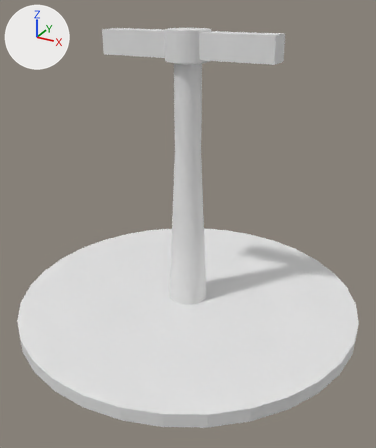
Two versions of the glTF model assets/components/laser_pointer.glb, one commit apart.
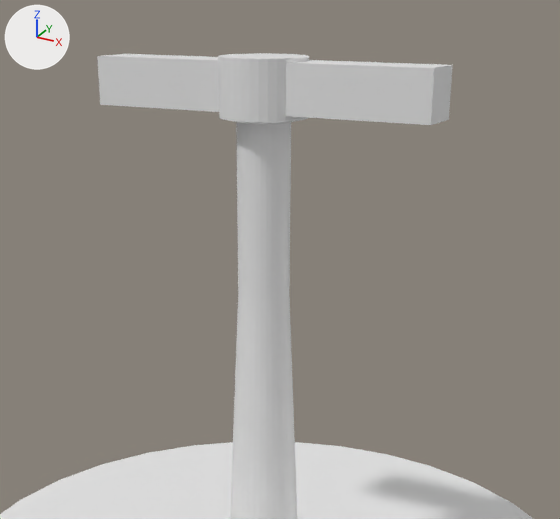
The first picture shows the older version from a camera (50 mm lens) standing at (1.325, -2.41, 1.751) and looking at (0.048, -0.087, 0.59). The close-ups show both versions on the part from 14% to 91% of the width and 0% to 60% of the height of that picture. The lights are fixed; the arrows at upper left show +X, +Y and +Z. Where no turn or scale is listed for an object, it has been applied to the vertices.
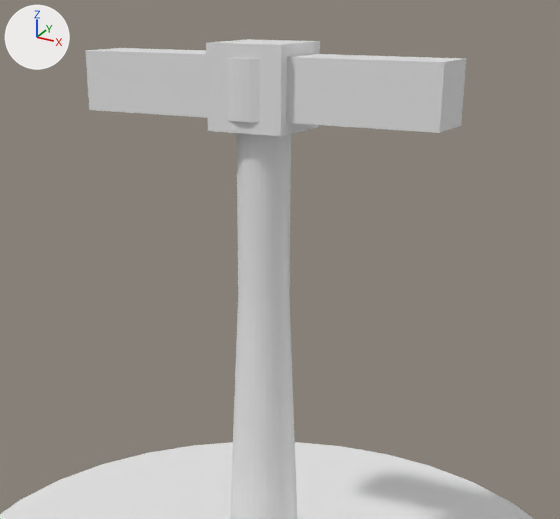
Where the newer file only moved an object's origin or applied its transform, the numbers keep the older frame.

What differs and where, as boxes (x1, y1, x2, y2) in the close-ups (560 x 519 px):
'TRI_C_INV.001', added
    after: (85, 48, 466, 133)
'TRI_C_INV', added
    after: (206, 39, 320, 136)
'Cube', unchanged, covered by the edit
    before: (97, 54, 453, 125)

What changed in the scene script:
```text
Add me_cube_001:
    me_cube_001.from_pydata(...)  # a box spanning x -0.509..0.509, y -0.077..0.077, z -0.077..0.077
Add me_cube:
    me_cube.from_pydata(...)  # a box spanning x -0.107..0.107, y -0.107..0.107, z -0.107..0.107
Add ob_tri_c_inv_001:
    ob_tri_c_inv_001 = bpy.data.objects.new('TRI_C_INV.001', me_cube_001)
    ob_tri_c_inv_001.location = (0.0, 0.0, 1.525)
Add ob_tri_c_inv:
    ob_tri_c_inv = bpy.data.objects.new('TRI_C_INV', me_cube)
    ob_tri_c_inv.location = (0.0, 0.0, 1.525)
```
